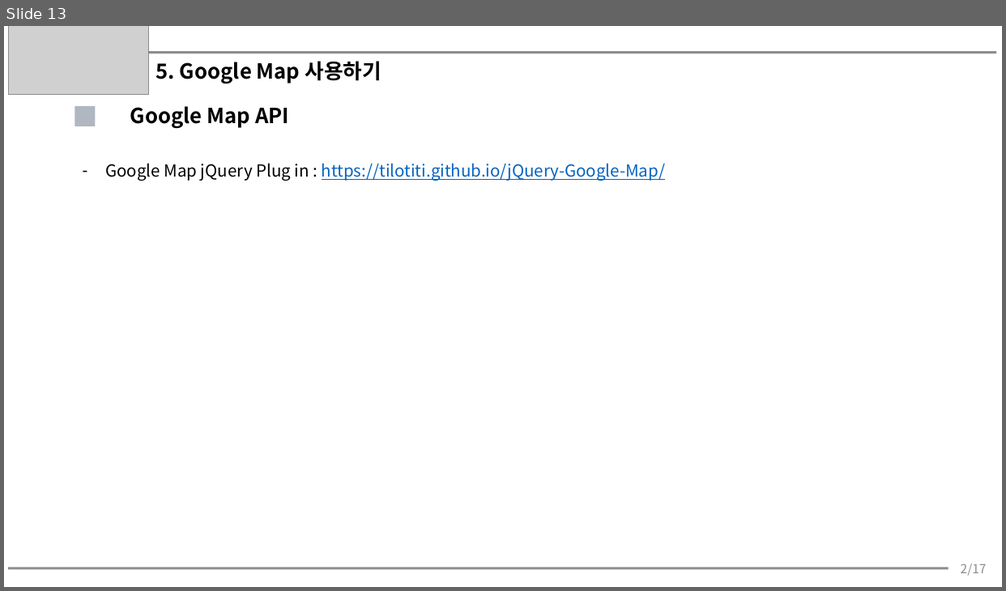
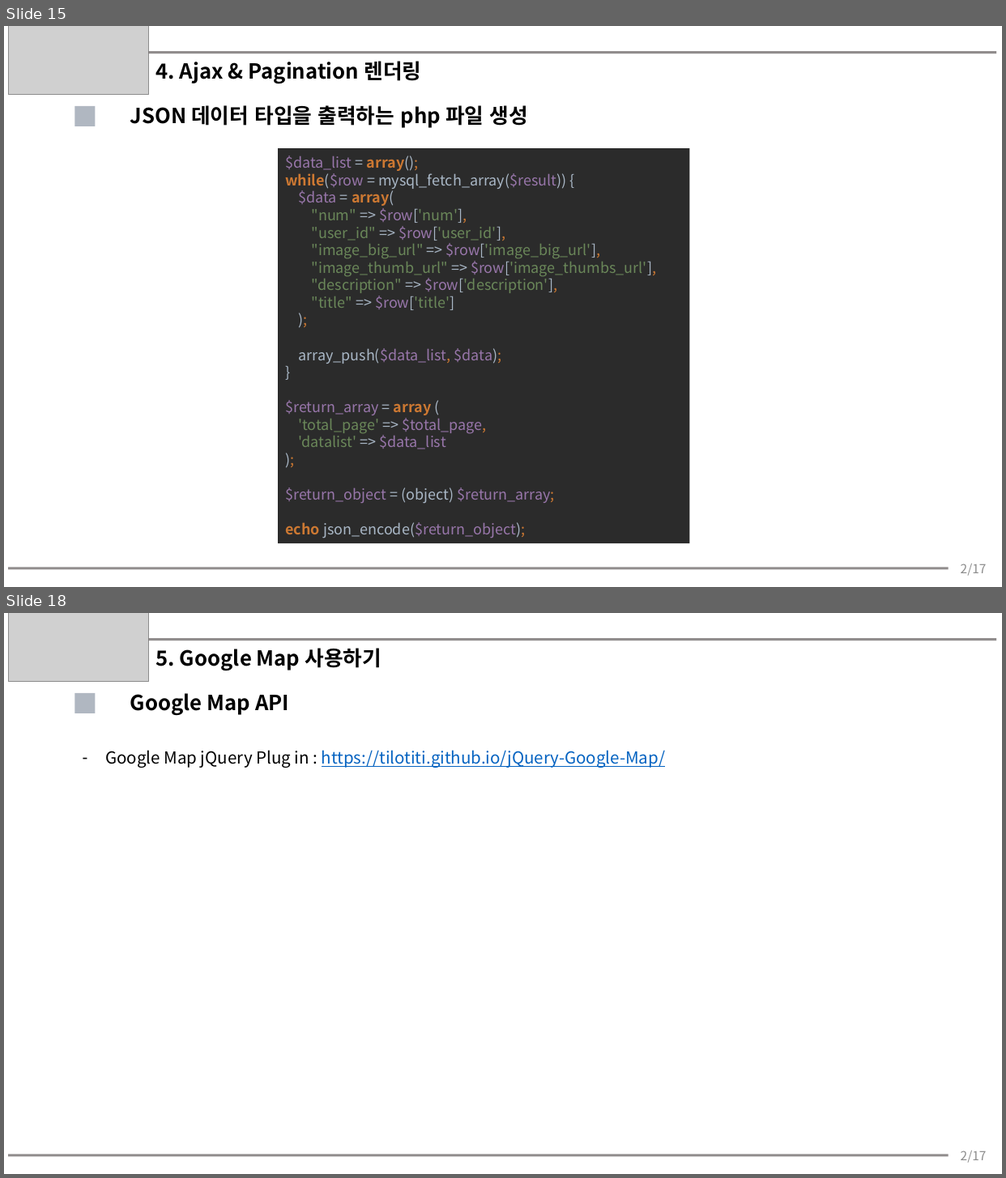
Before and after one commit to you359/PHP-Programming, a slide deck: 추가자료/웹 페이지 제작 실습.pptx. Shown one above the other, each under a label of ours: slide 13 before the commit, slides 15 and 18 after it; the slides between them are not shown. The pictures are 1006x591 and 1006x1178 pixels, drawn with LibreOffice and Linux fonts; fonts in the diff are those of the drawing; grey boxes stand for pictures. Boxes give left, top, right and bottom in pixels: in the first picture for what was removed or moved away, otherwise in the second. Text is boxed around its words. In the diff, an @@ line names an element or a change of style, - is before the commit and + after.

```diff
--- a/추가자료/웹 페이지 제작 실습.pptx
+++ b/추가자료/웹 페이지 제작 실습.pptx
@@ slide 15 added at [4, 26, 1002, 587], background #FFFFFF @@
@@ picture added at [9, 26, 149, 94] @@
@@ line added from (148, 52) to (997, 52), #767171 2.25 pt @@
@@ text added at [156, 61, 421, 84], 20 pt, text #000000, bold @@
+4. Ajax & Pagination 렌더링
@@ rectangle added at [75, 106, 96, 126], fill #B0B7C1 @@
@@ text added at [130, 105, 527, 128], 20 pt, text #000000, bold @@
+JSON 데이터 타입을 출력하는 php 파일 생성
@@ rectangle added at [278, 148, 690, 544], fill #2B2B2B, 14 pt, text #6A8759 @@
+$data_list = array();
+while($row = mysql_fetch_array($result)) {
+$data = array(
+"num" => $row['num'],
+"user_id" => $row['user_id'],
+"image_big_url" => $row['image_big_url'],
+"image_thumb_url" => $row['image_thumbs_url'],
+"description" => $row['description'],
+"title" => $row['title']
+);
+array_push($data_list, $data);
+}
+$return_array = array (
+'total_page' => $total_page,
+'datalist' => $data_list
+);
+$return_object = (object) $return_array;
+echo json_encode($return_object);
@@ line added from (9, 569) to (948, 569), #767171 2.25 pt @@
@@ text added at [961, 564, 987, 576], 12 pt, text #8C8C8C @@
+2/17
@@ what was slide 13 is now slide 18 @@
```
Also in this commit, not shown: 1 slide changed, 4 other slides added, 1 other file.
